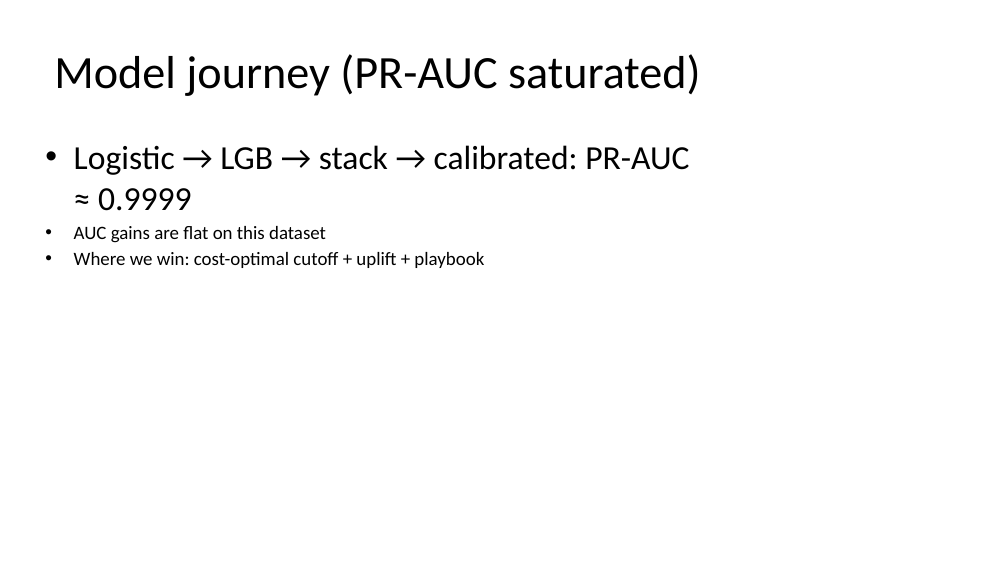
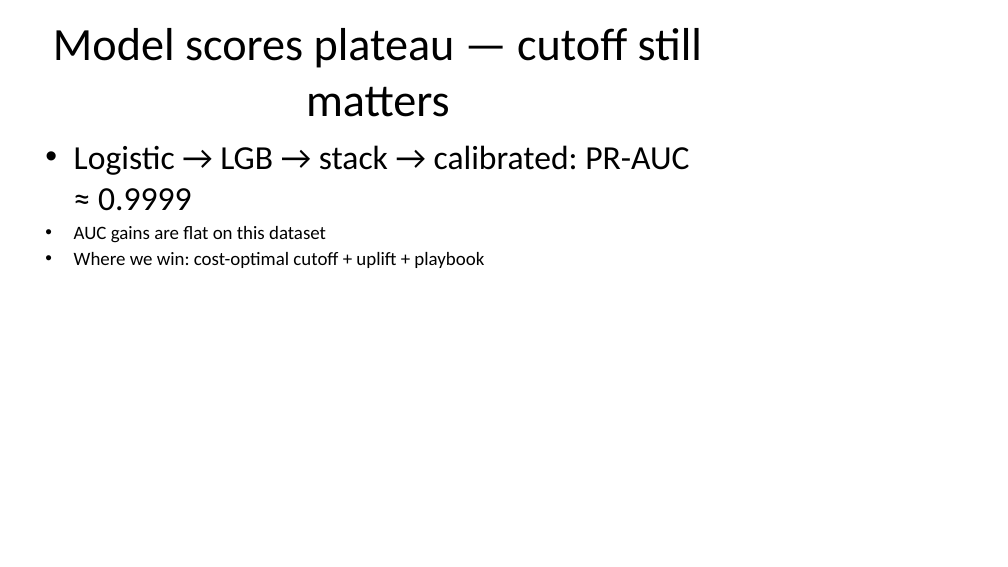
Before and after one commit to Stormynubee/retainiq-churnzero-26, a slide deck: slide 6 of deck/ChurnZero_RetainIQ_Presentation.pptx. Drawn at 1008x567 pixels with LibreOffice and Linux fonts; fonts in the diff are those of the drawing. Boxes give left, top, right and bottom in pixels: in the first picture for what was removed or moved away, otherwise in the second. Text is boxed around its words. In the diff, an @@ line names an element or a change of style, - is before the commit and + after.

```diff
--- a/deck/ChurnZero_RetainIQ_Presentation.pptx
+++ b/deck/ChurnZero_RetainIQ_Presentation.pptx
@@ title at (53, 28, 702, 117): text changed @@
-Model journey (PR-AUC saturated)
+Model scores plateau — cutoff still matters
```
Also in this commit, not shown: 1 other slide changed, 14 other files.
